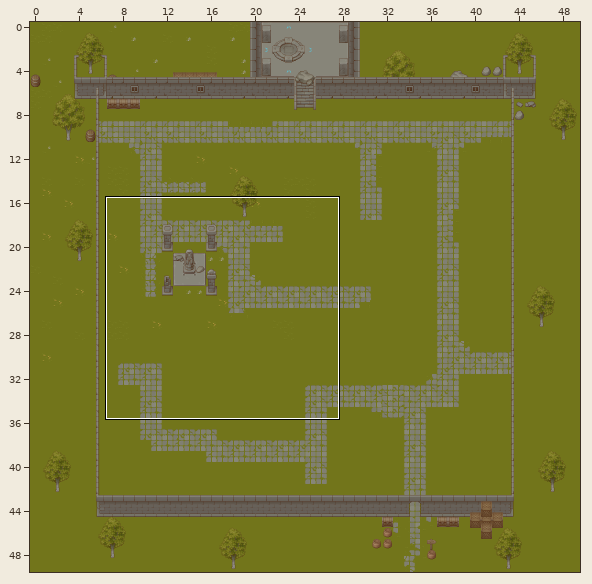
Level history. Tiled map: rsc/map.tmx. The first picture is a wide view before the edit; the outline marks the close-up.
Close-up. Before the commit:
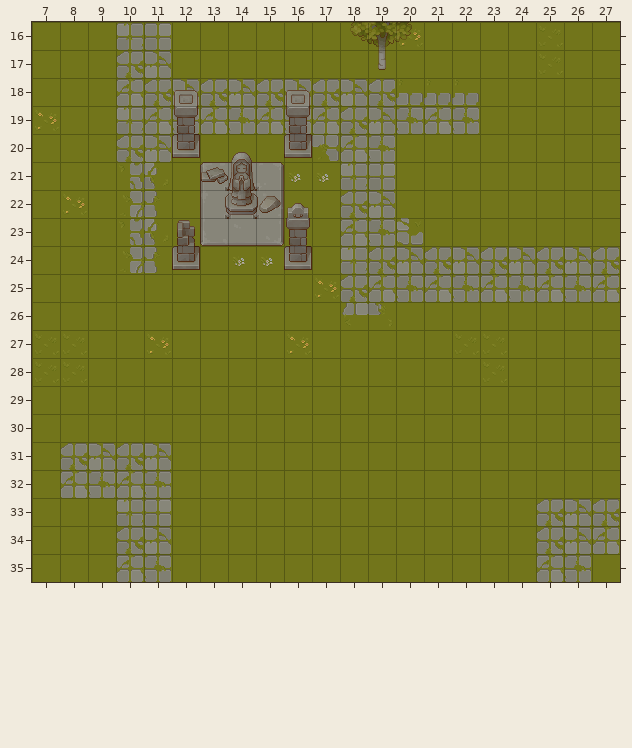
Cells are 32x32 px. Shown: x 7..27, y 16..35. The commit also changed other parts of the map, which this record leaves out.
The same view after the edit:
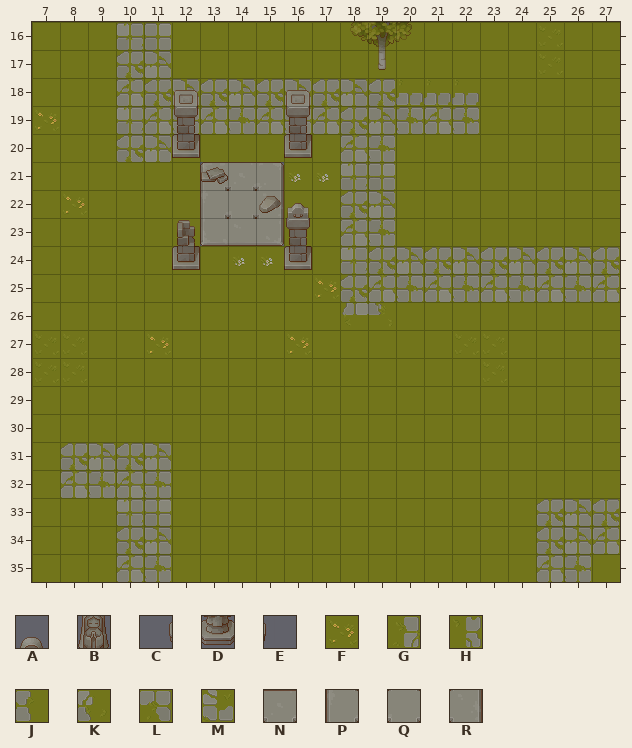
Key: from "TX Props": A 14, B 30, C 45, D 46, E 47; from "TX Tileset Grass": F 29, G 38 turned 270, H 39 turned 270, J 46 turned 270, K 47 turned 270, L 60 turned 270, M 61; from "TX Tileset Stone Ground": N 6, P 13, Q 14, R 15.
_ is an empty cell, # one hidden under a higher layer, . an unchanged one.
What changed:
--- layer "ground"
@@ x 13..15 @@
-21 .#.
-22 ###
+21 .N.
+22 PQR
--- layer "behind-the-wall"
@@ x 13..15 @@
-21 .N.
-22 PQR
+21 ._.
+22 ___
--- layer "upper-wall"
@@ x 13..15 @@
-20 .A.
-21 .B.
-22 CDE
+20 ._.
+21 ._.
+22 ___
--- layer "deco"
@@ x 20..20 @@
-16 F
+16 _
--- layer "stairs-to-level-2"
@@ x 10..20 @@
-20 .......L...
-21 HK.........
-22 GJ.........
-23 HK........M
-24 GJ.........
+20 ......._...
+21 __.........
+22 __.........
+23 __........_
+24 __.........
Pixel boxes of the changes (left, top, right, bottom) in both close-ups:
removed: (399, 29, 423, 46)
changed: (200, 152, 284, 215)
removed: (312, 135, 339, 161)
removed: (121, 163, 168, 273)
removed: (397, 218, 423, 245)
